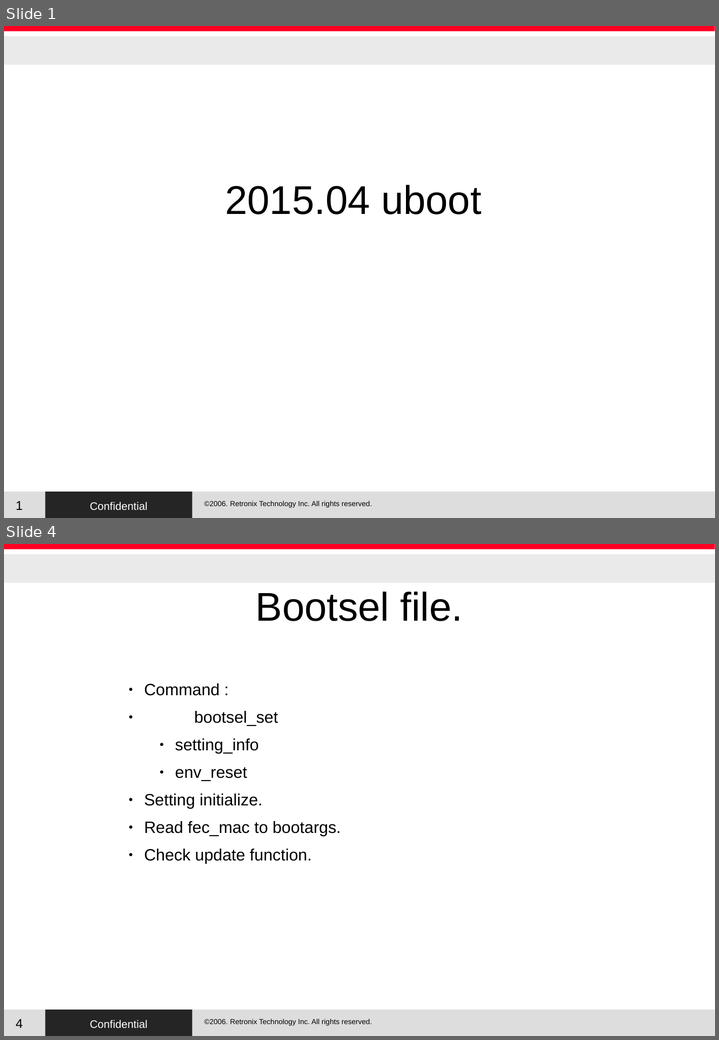
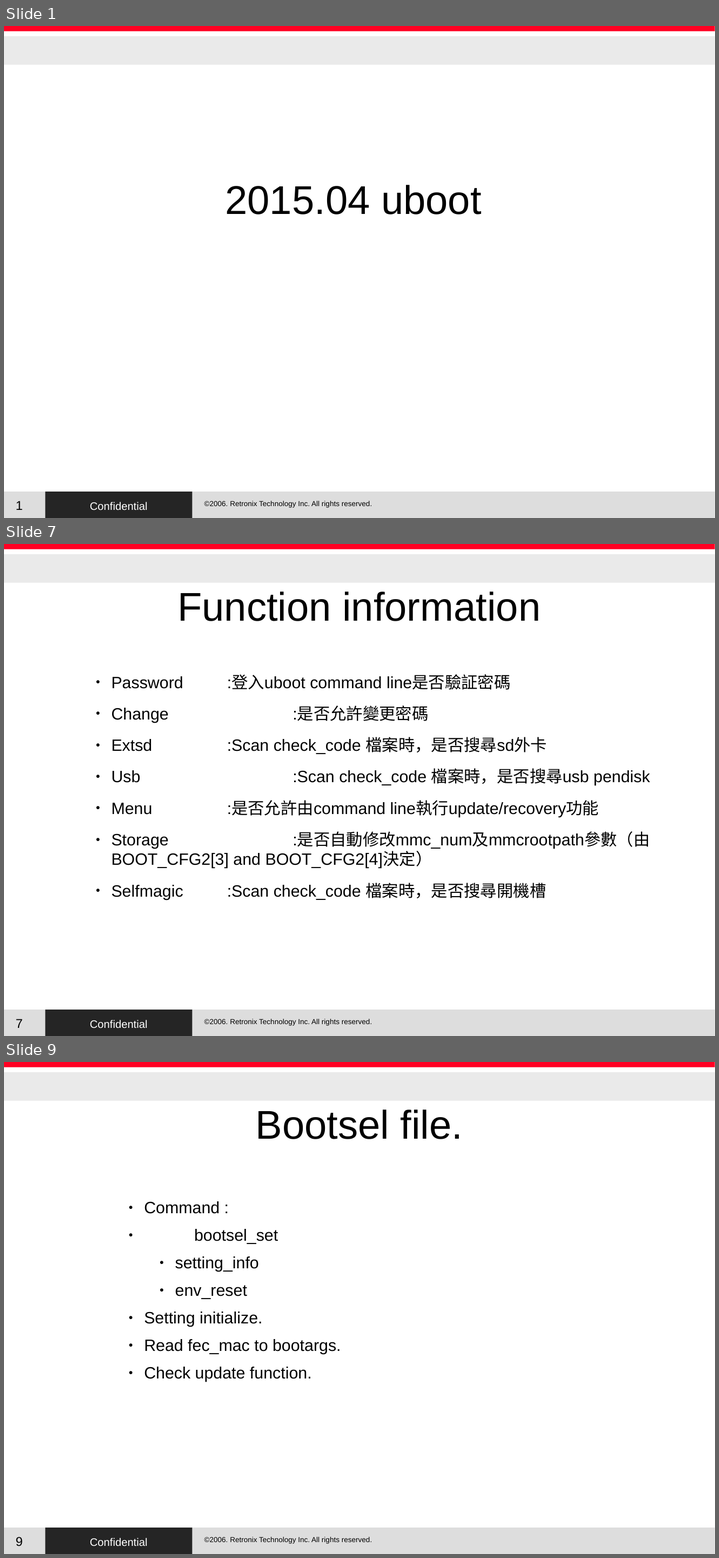
Before and after one commit to RetronixTechInc/u-boot-rtx, a slide deck: RTX/uboot.odp. Shown one above the other, each under a label of ours: slides 1 and 4 before the commit, slides 1, 7 and 9 after it; the slides between them are not shown. The pictures are 719x1040 and 719x1558 pixels, drawn with LibreOffice and Linux fonts; fonts in the diff are those of the drawing; background and template pictures are left out. Boxes give left, top, right and bottom in pixels: in the first picture for what was removed or moved away, otherwise in the second. Text is boxed around its words. In the diff, an @@ line names an element or a change of style, - is before the commit and + after.

```diff
--- a/RTX/uboot.odp
+++ b/RTX/uboot.odp
@@ slide 7 added at (x1=4, y1=544, x2=715, y2=1036), background #FFFFFF; not listed: 5 template elements that a slide beside it also shows @@
@@ title added at (x1=177, y1=592, x2=540, y2=621), 44 pt, text #000000 @@
+Function information
@@ text added at (x1=111, y1=675, x2=650, y2=900), 18 pt, text #000000 @@
+● Password :登入uboot command line是否驗証密碼
+● Change :是否允許變更密碼
+● Extsd :Scan check_code 檔案時，是否搜尋sd外卡
+● Usb :Scan check_code 檔案時，是否搜尋usb pendisk
+● Menu :是否允許由command line執行update/recovery功能
+● Storage :是否自動修改mmc_num及mmcrootpath參數（由BOOT_CFG2[3] and BOOT_CFG2[4]決定）
+● Selfmagic :Scan check_code 檔案時，是否搜尋開機槽
@@ page number added at (x1=16, y1=1019, x2=23, y2=1028), 14 pt, text #000000 @@
+7
@@ what was slide 4 is now slide 9 @@
@@ page number at (x1=16, y1=1537, x2=23, y2=1546): text changed @@
-4
+9
```
Also in this commit, not shown: 2 slides changed, 4 other slides added, 1 other file.
